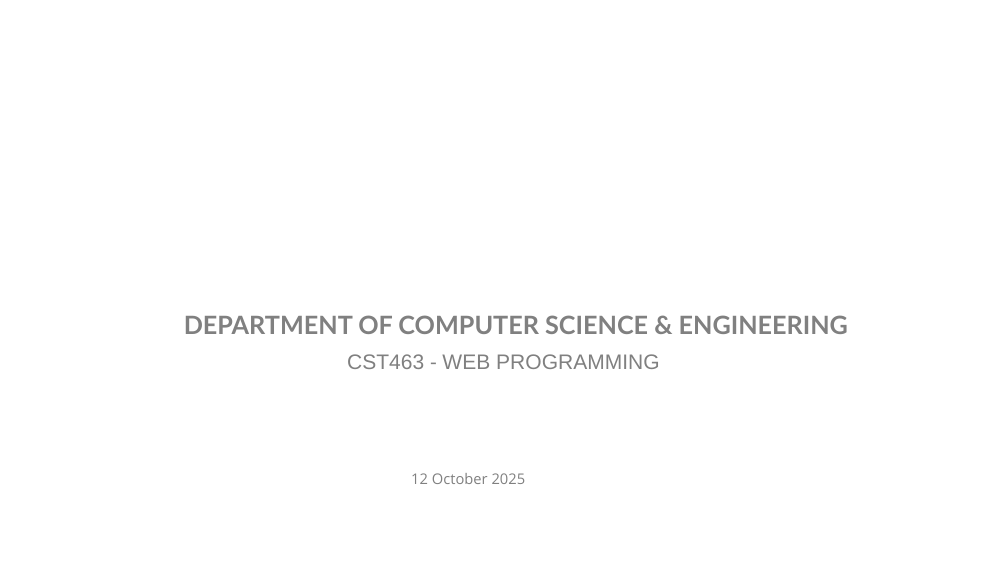
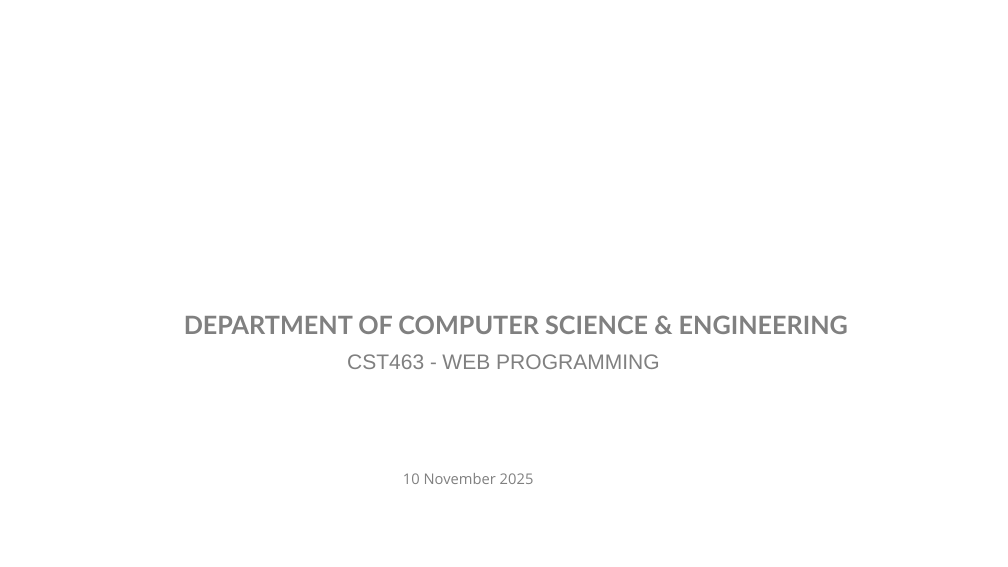
Before and after one commit to sj-minRva/Web-Dev, a slide deck: slide 1 of Notes/wt-m4-24.pptx. Drawn at 1008x567 pixels with LibreOffice and Linux fonts; fonts in the diff are those of the drawing. Boxes give left, top, right and bottom in pixels: in the first picture for what was removed or moved away, otherwise in the second. Text is boxed around its words. In the diff, an @@ line names an element or a change of style, - is before the commit and + after.

```diff
--- a/Notes/wt-m4-24.pptx
+++ b/Notes/wt-m4-24.pptx
@@ text at (403, 473, 534, 484): text changed @@
-12 October 2025
+10 November 2025
```
Also in this commit, not shown: 1 other slide changed, 2 other files.
